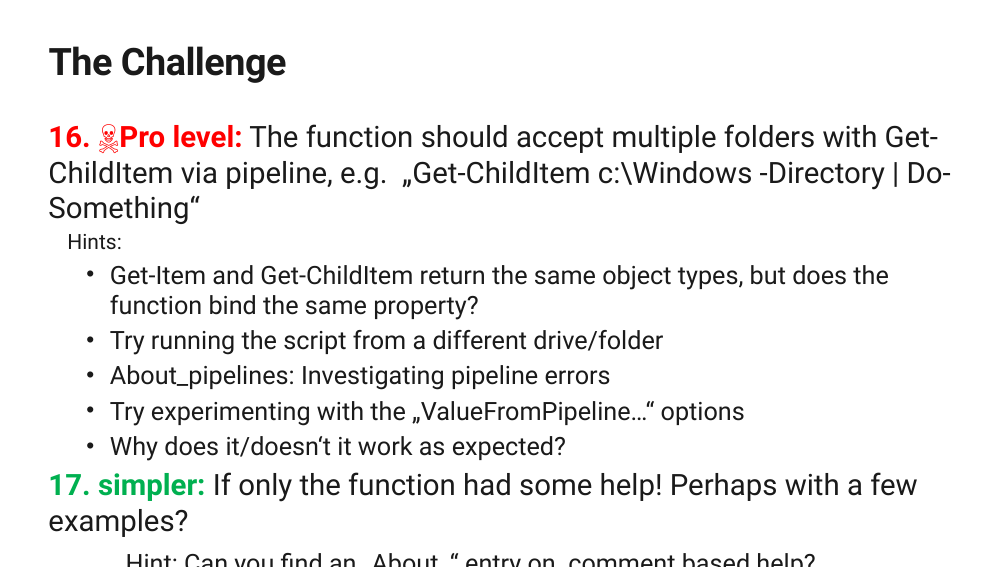
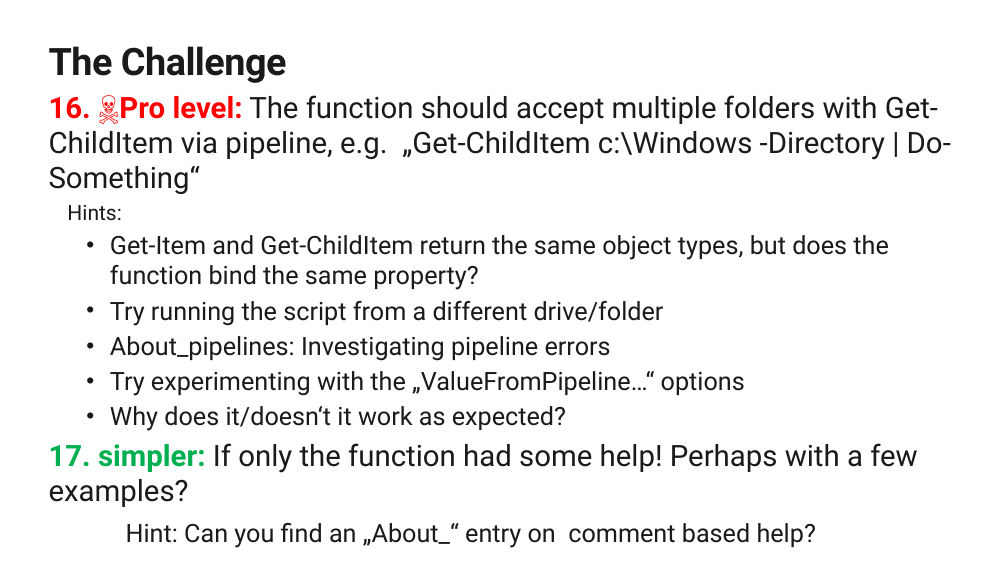
Before and after one commit to jkulbe-msft/powershell-foundation, a slide deck: slide 11 of Abschluss/PowerShell Foundation Skills Scripting Challenge English.pptx. Drawn at 1008x567 pixels with LibreOffice and Linux fonts; fonts in the diff are those of the drawing; background and template pictures are left out. Boxes give left, top, right and bottom in pixels: in the first picture for what was removed or moved away, otherwise in the second. Text is boxed around its words. In the diff, an @@ line names an element or a change of style, - is before the commit and + after.

```diff
--- a/Abschluss/PowerShell Foundation Skills Scripting Challenge English.pptx
+++ b/Abschluss/PowerShell Foundation Skills Scripting Challenge English.pptx
@@ text "16. ☠Pro level: The function ..." rewrapped from [48, 124, 951, 537] to [49, 95, 951, 548] @@
```
Also in this commit, not shown: 1 other slide changed, 1 other file.
